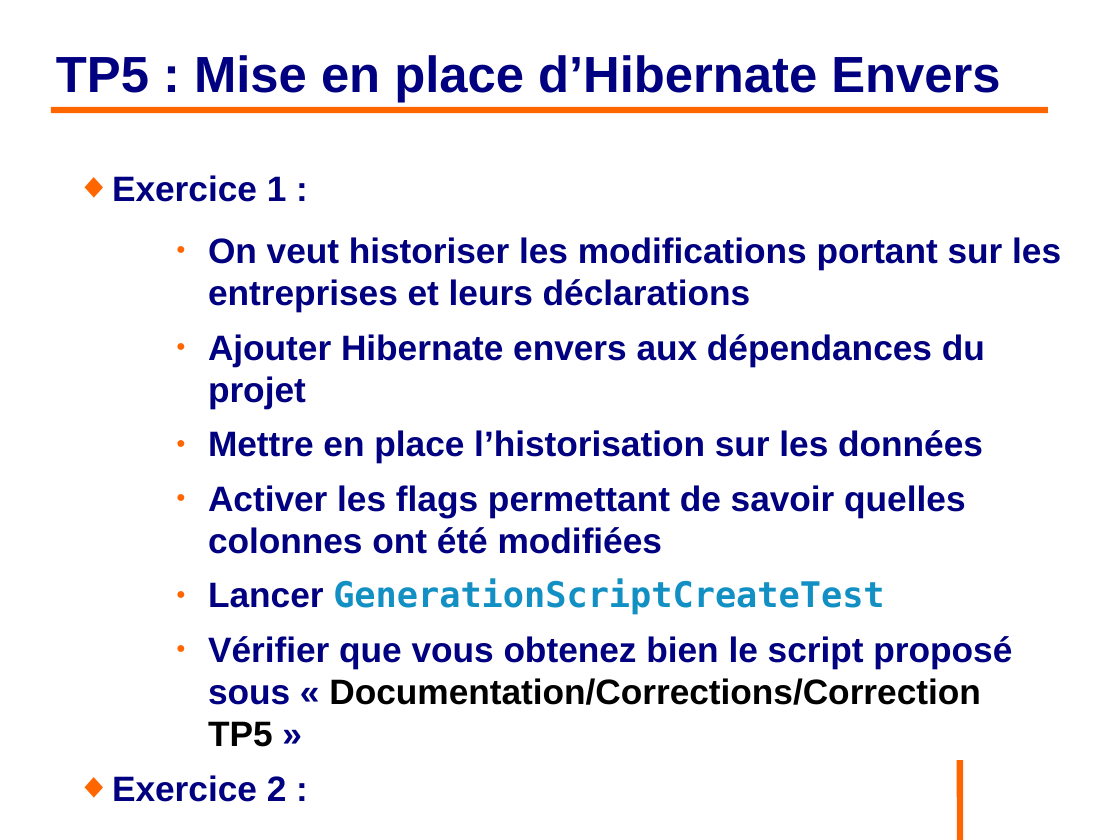
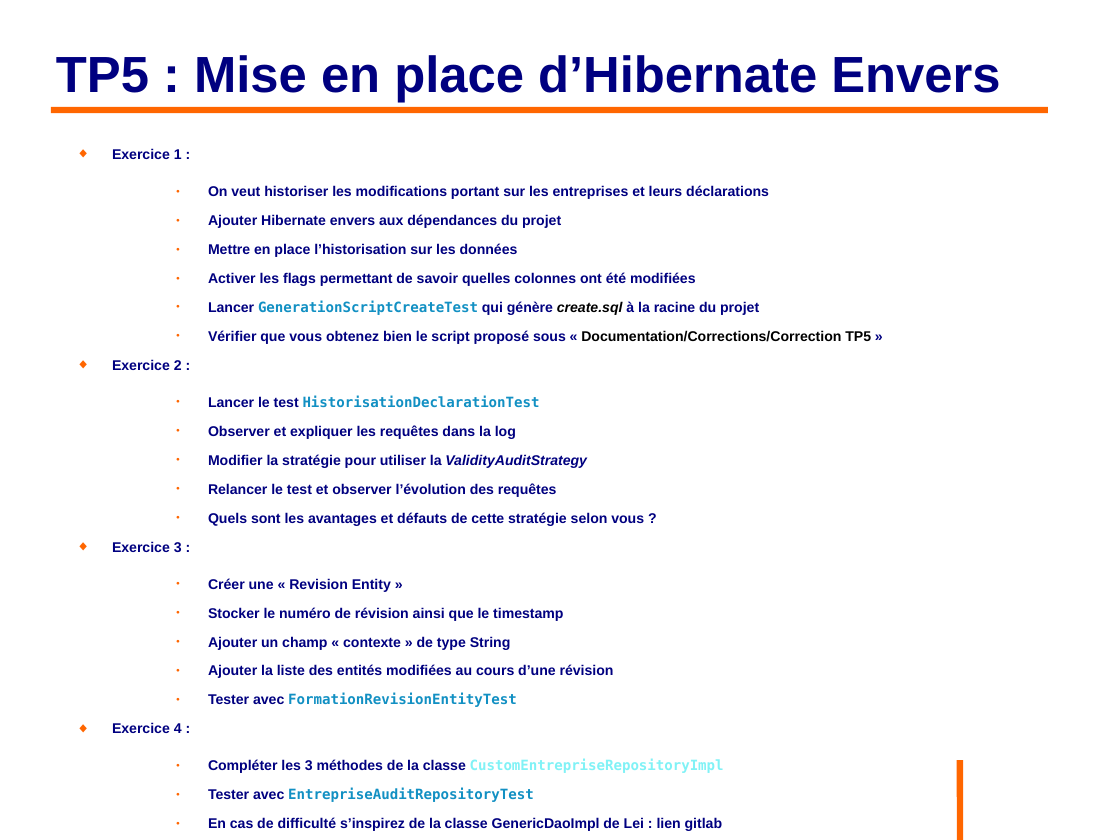
Before and after one commit to philphils/formation-hibernate-avancee, a slide deck: slide 152 of Documentation/diapo_formation_hibernate_avancee.odp. Drawn at 1120x840 pixels with LibreOffice and Linux fonts; fonts in the diff are those of the drawing; background and template pictures are left out. Boxes give left, top, right and bottom in pixels: in the first picture for what was removed or moved away, otherwise in the second. Text is boxed around its words. In the diff, an @@ line names an element or a change of style, - is before the commit and + after.

Commit message:
Fin partie Hibernate Envers

```diff
--- a/Documentation/diapo_formation_hibernate_avancee.odp
+++ b/Documentation/diapo_formation_hibernate_avancee.odp
@@ text at (112, 148, 871, 370): size 25 to 10 pt in "Exercice 1 :", "On veut historiser les modifications portant sur ...", "Ajouter Hibernate envers aux dépendances du projet", "Mettre en place l’historisation sur les données" and 3 more places @@
@@ text at (208, 300, 759, 315): text changed; size 25 to 10 pt; font DejaVu Sans Mono to Arial; text colour #1290C3 to #000080 @@
-    ● Lancer GenerationScriptCreateTest
+    ● Lancer GenerationScriptCreateTest qui génère create.sql à la racine du projet
@@ text at (112, 395, 724, 831): paragraphs added @@
+    ● Lancer le test HistorisationDeclarationTest
+    ● Observer et expliquer les requêtes dans la log
+    ● Modifier la stratégie pour utiliser la ValidityAuditStrategy
+    ● Relancer le test et observer l’évolution des requêtes
+    ● Quels sont les avantages et défauts de cette stratégie selon vous ?
+◆ Exercice 3 :
+    ● Créer une « Revision Entity »
+    ● Stocker le numéro de révision ainsi que le timestamp
+    ● Ajouter un champ « contexte » de type String
+    ● Ajouter la liste des entités modifiées au cours d’une révision
+    ● Tester avec FormationRevisionEntityTest
+◆ Exercice 4 :
+    ● Compléter les 3 méthodes de la classe CustomEntrepriseRepositoryImpl
+    ● Tester avec EntrepriseAuditRepositoryTest
+    ● En cas de difficulté s’inspirez de la classe GenericDaoImpl de Lei : lien gitlab
```
Also in this commit, not shown: 14 other slides changed.
